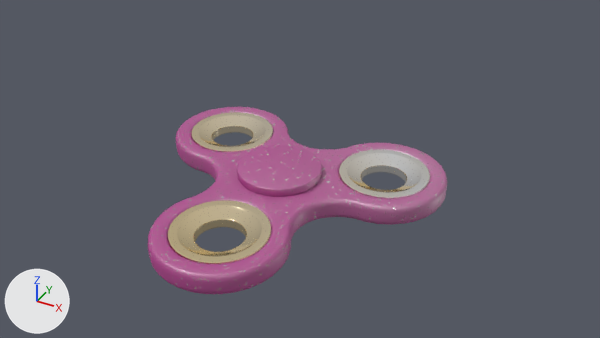
Two versions of the Blender file assets/fidget_spinner3.blend, one commit apart.
One viewpoint serves both versions: the file's camera 'Camera'. The axes (+X, +Y, +Z) are drawn at lower left. The lights are the same throughout.

Objects in the first picture: 'Cylinder', 'Fidget', 'Poids', 'Poids.001', 'Poids.002'.
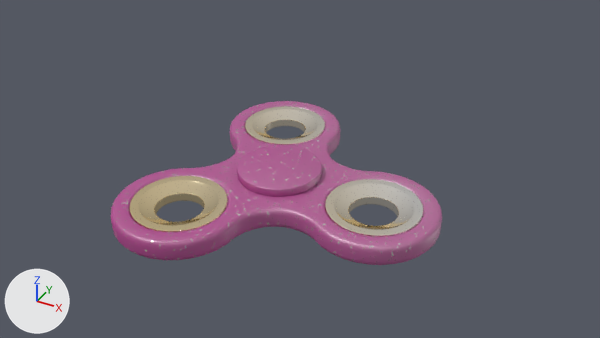
Boxes (x1, y1, x2, y2) around the edits, measured in the pictures (600 x 338 px):
'Fidget', turned
    before: (148, 107, 448, 294)
    after: (111, 101, 442, 265)
'Poids', turned
    before: (168, 200, 271, 264)
    after: (325, 179, 423, 237)
'Poids.002', turned
    before: (191, 112, 273, 152)
    after: (129, 176, 228, 232)
'Poids.001', turned
    before: (339, 149, 430, 199)
    after: (245, 106, 325, 145)

The edits, one by one:
Object 'Fidget' (ob_fidget) turns from (0, 0, -120) to (0, 0, 326) degrees about x, y and z.
